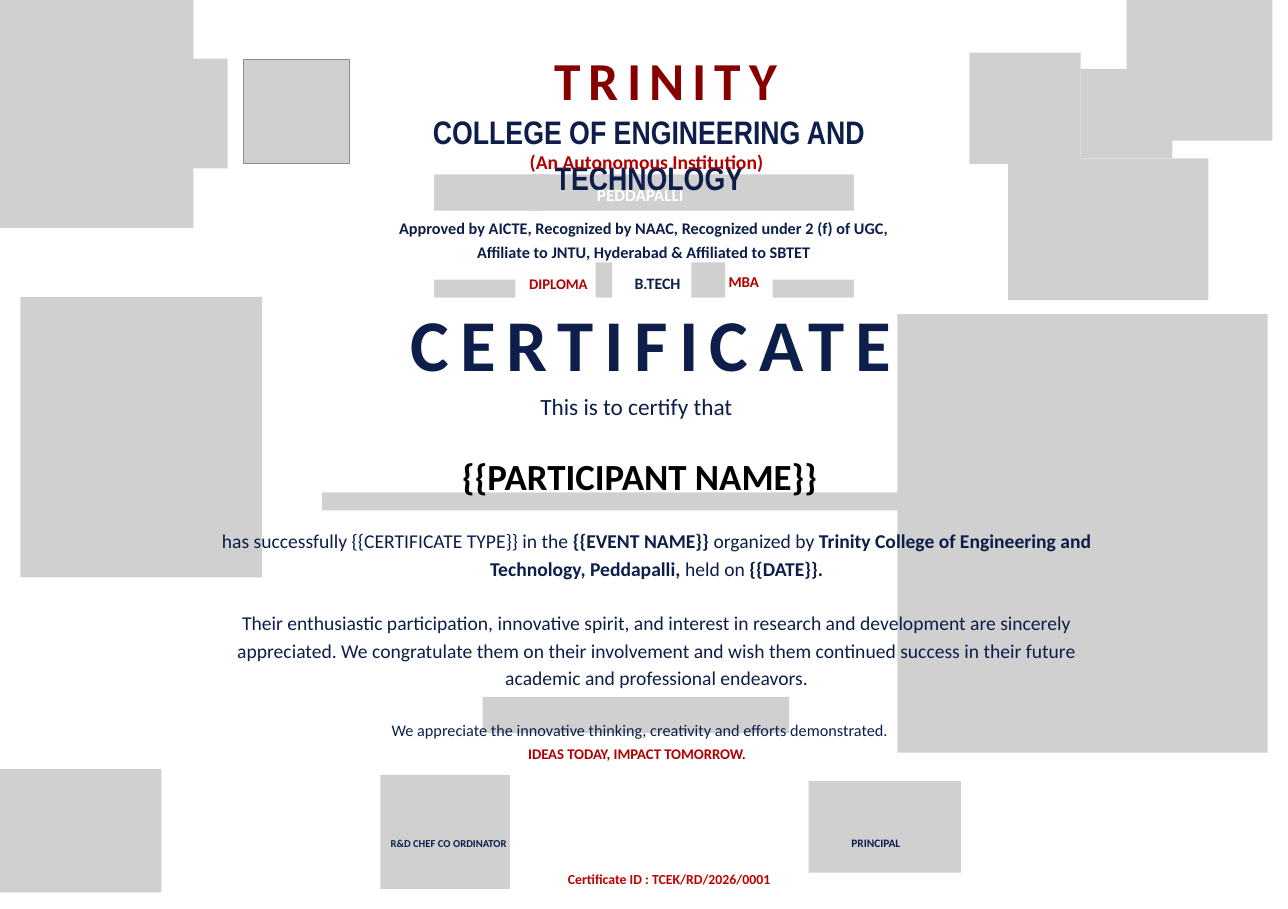
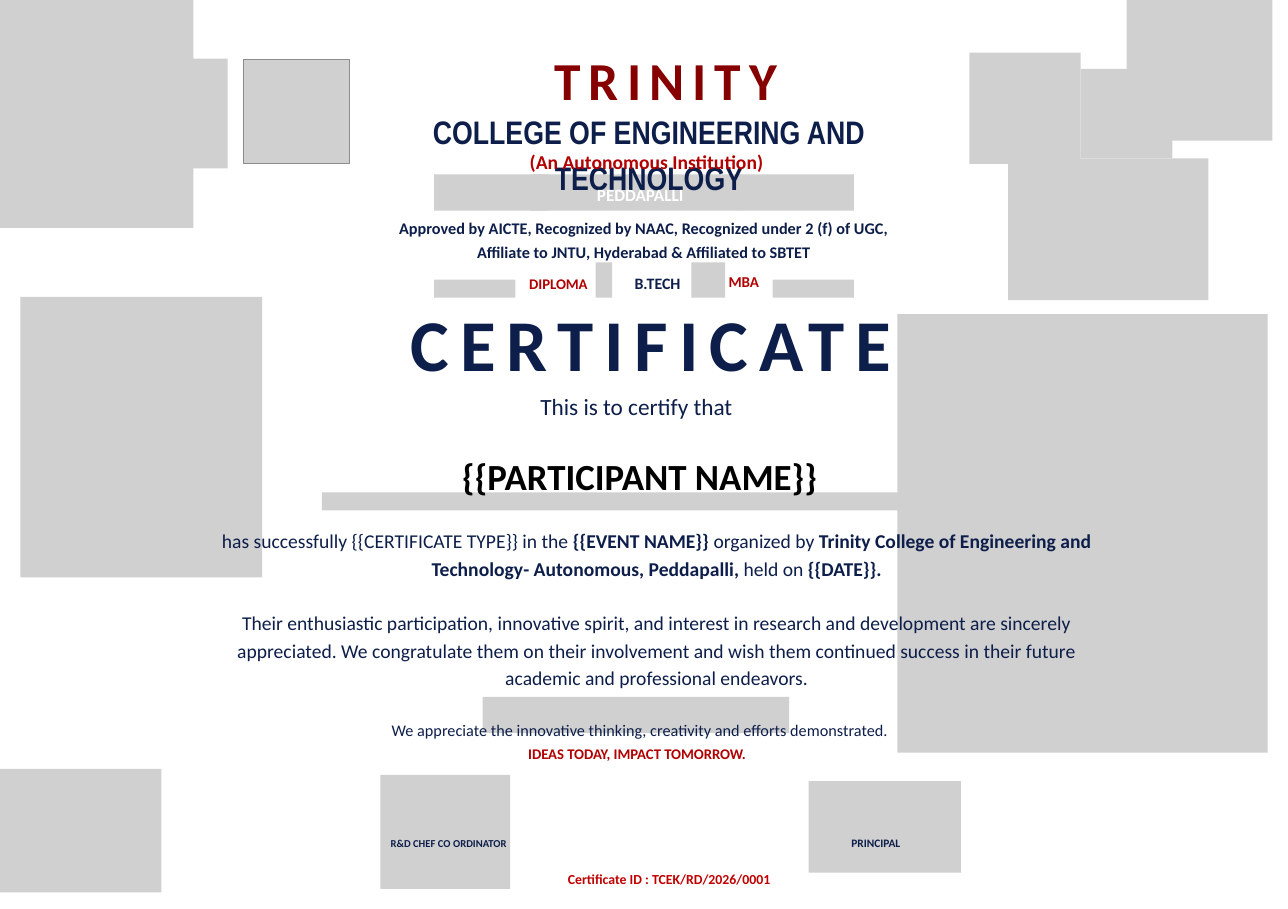
Before and after one commit to saicharan-bhuthkuri/rd, a slide deck: slide 1 of backend/CERTIFICATE_TEMPLATE - APPRECIATION.pptx. Drawn at 1288x909 pixels with LibreOffice and Linux fonts; fonts in the diff are those of the drawing; grey boxes stand for pictures; background and template pictures are left out. Boxes give left, top, right and bottom in pixels: in the first picture for what was removed or moved away, otherwise in the second. Text is boxed around its words. In the diff, an @@ line names an element or a change of style, - is before the commit and + after.

```diff
--- a/backend/CERTIFICATE_TEMPLATE - APPRECIATION.pptx
+++ b/backend/CERTIFICATE_TEMPLATE - APPRECIATION.pptx
@@ text at <box>222,532,1091,580</box>: text changed @@
-has successfully {{CERTIFICATE TYPE}} in the {{EVENT NAME}} organized by Trinity College of Engineering and Technology, Peddapalli, held on {{DATE}}.
+has successfully {{CERTIFICATE TYPE}} in the {{EVENT NAME}} organized by Trinity College of Engineering and Technology- Autonomous, Peddapalli, held on {{DATE}}.
```
Also in this commit, not shown: 12 other files.
